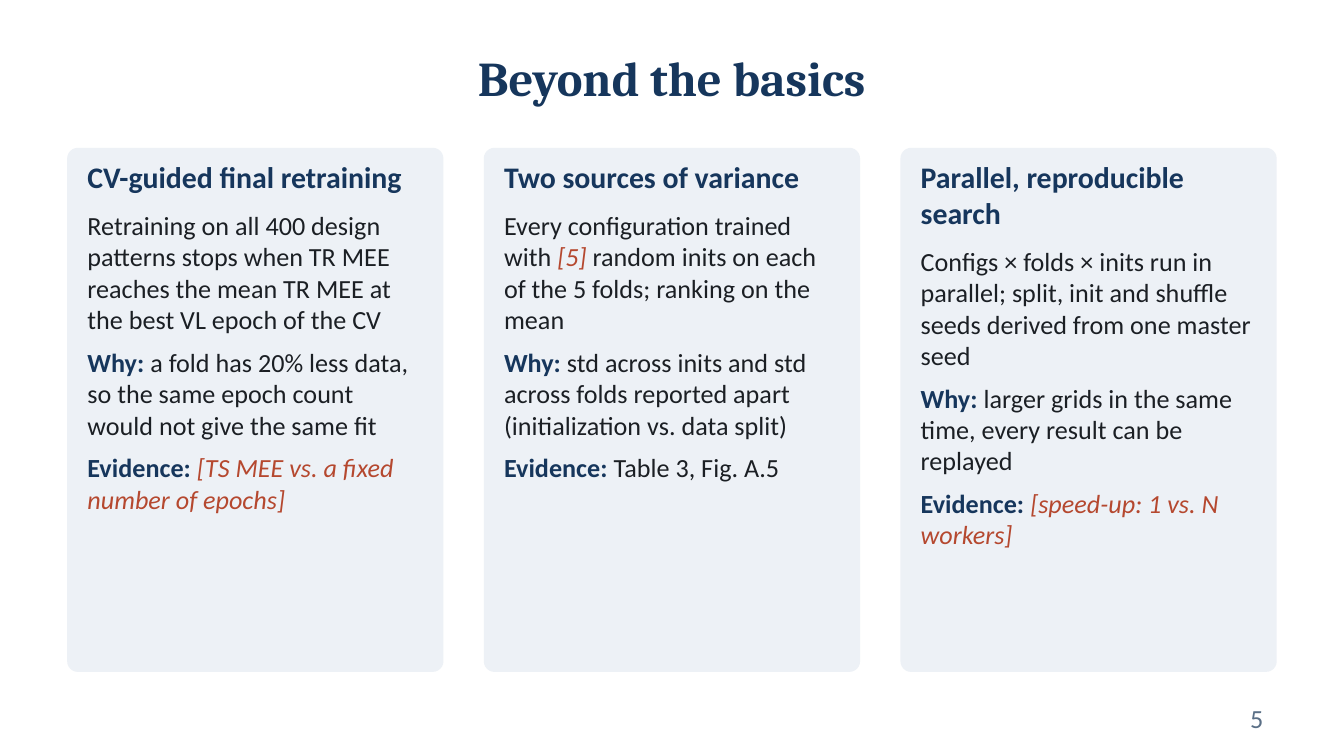
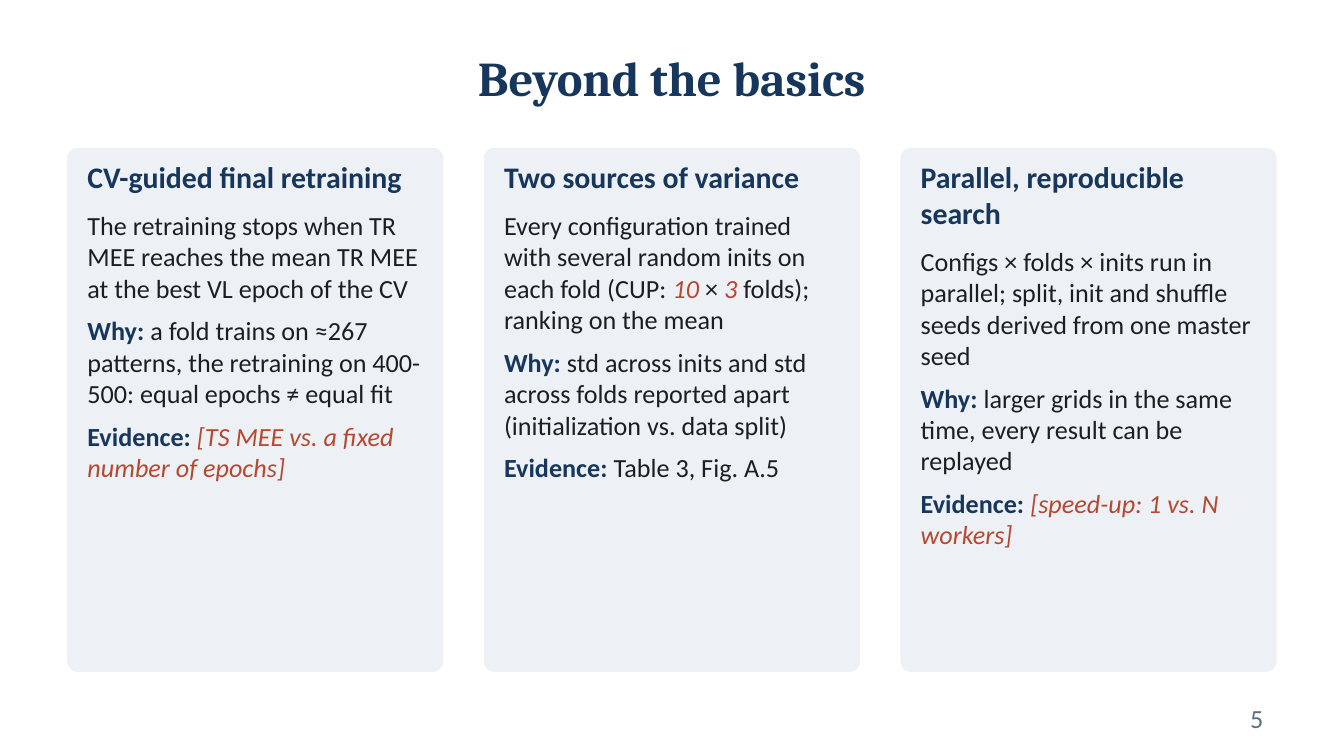
Before and after one commit to Fred-ef/ml_proj, a slide deck: slide 5 of Federico_Cristofaro_ML-2025_slides.pptx. Drawn at 1344x756 pixels with LibreOffice and Linux fonts; fonts in the diff are those of the drawing. Boxes give left, top, right and bottom in pixels: in the first picture for what was removed or moved away, otherwise in the second. Text is boxed around its words. In the diff, an @@ line names an element or a change of style, - is before the commit and + after.

```diff
--- a/Federico_Cristofaro_ML-2025_slides.pptx
+++ b/Federico_Cristofaro_ML-2025_slides.pptx
@@ text at <box>87,217,420,408</box>: text changed @@
-Retraining on all 400 design patterns stops when TR MEE reaches the mean TR MEE at the best VL epoch of the CV
-Why: a fold has 20% less data, so the same epoch count would not give the same fit
+The retraining stops when TR MEE reaches the mean TR MEE at the best VL epoch of the CV
+Why: a fold trains on ≈267 patterns, the retraining on 400-500: equal epochs ≠ equal fit
@@ text at <box>504,217,809,334</box>: text changed @@
-Every configuration trained with [5] random inits on each of the 5 folds; ranking on the mean
+Every configuration trained with several random inits on each fold (CUP: 10 × 3 folds); ranking on the mean
```
Also in this commit, not shown: 13 other slides changed, 2 slides added, 3 slides removed.
